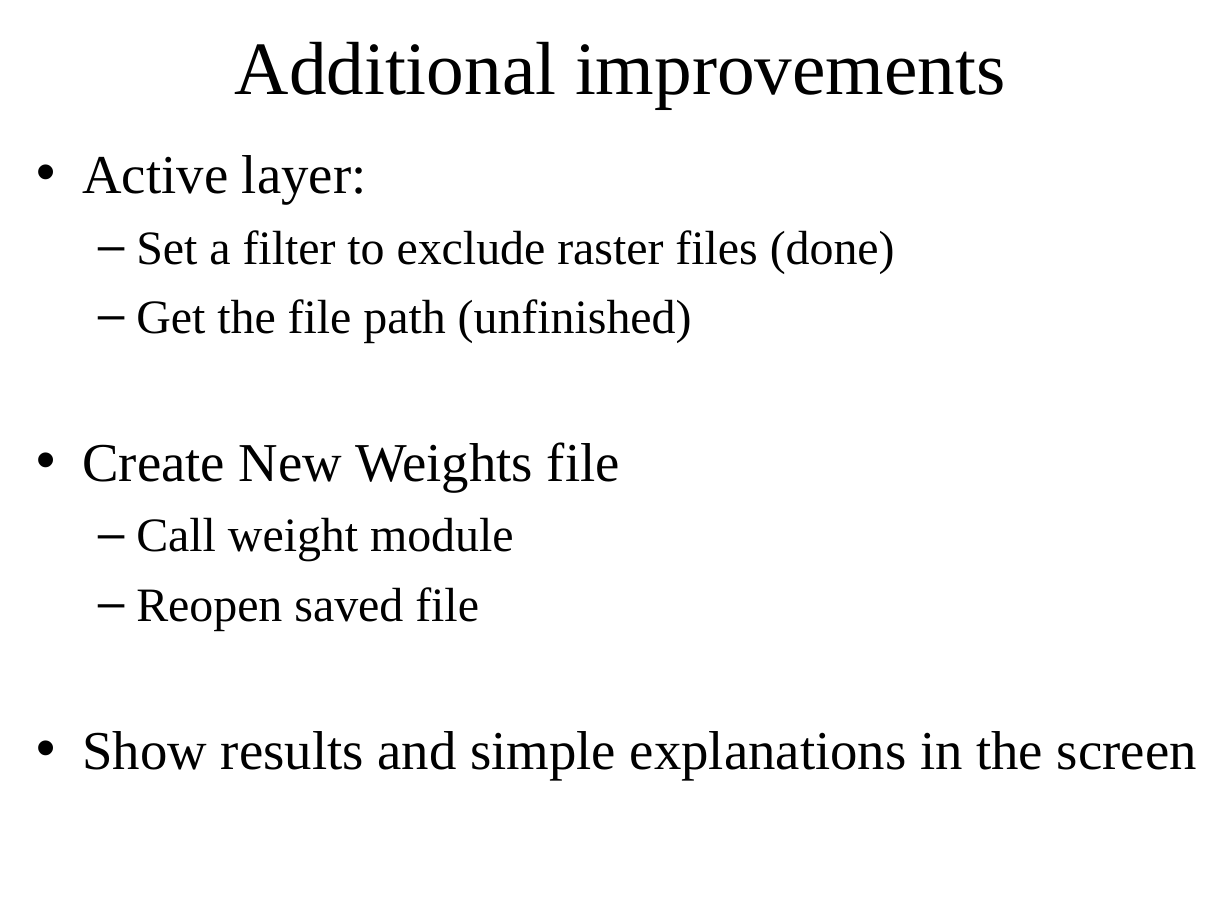
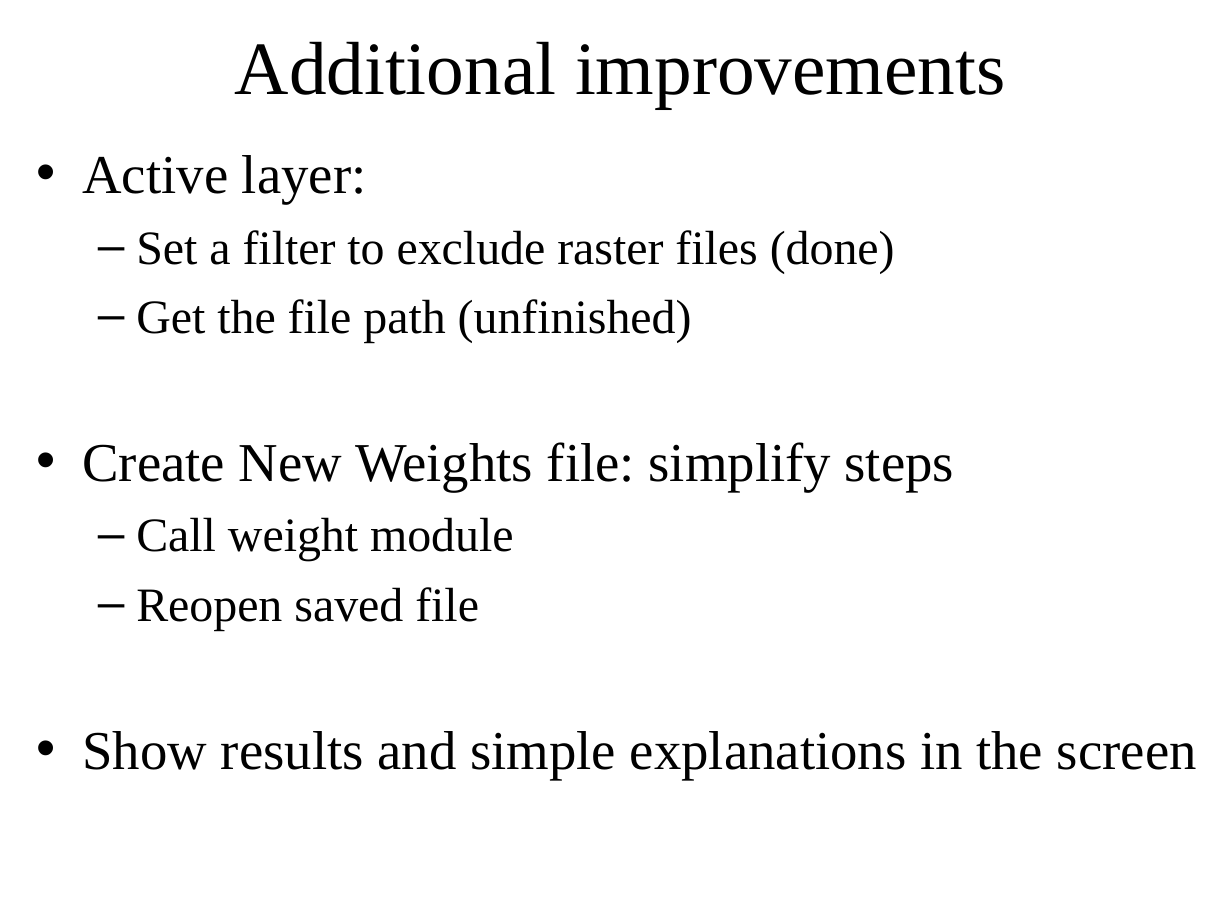
Before and after one commit to jreades/starspy, a slide deck: slide 6 of qgisplugin/Slides/MoranI_Markov_Vicky.ppt. Drawn at 1232x924 pixels with LibreOffice and Linux fonts; fonts in the diff are those of the drawing. Boxes give left, top, right and bottom in pixels: in the first picture for what was removed or moved away, otherwise in the second. Text is boxed around its words. In the diff, an @@ line names an element or a change of style, - is before the commit and + after.

Commit message:
ppt update

```diff
--- a/qgisplugin/Slides/MoranI_Markov_Vicky.ppt
+++ b/qgisplugin/Slides/MoranI_Markov_Vicky.ppt
@@ text at bbox=[82, 442, 954, 491]: text changed @@
-• Create New Weights file
+• Create New Weights file: simplify steps
```
Also in this commit, not shown: 1 other slide changed.
